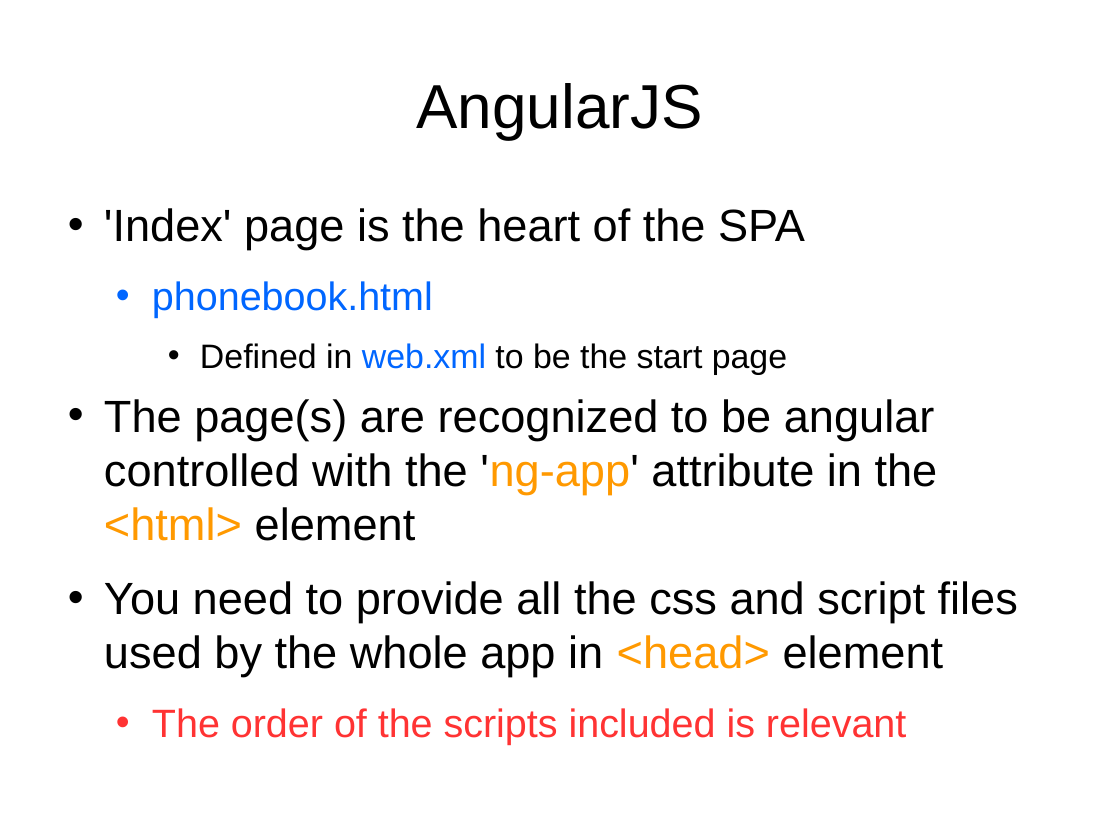
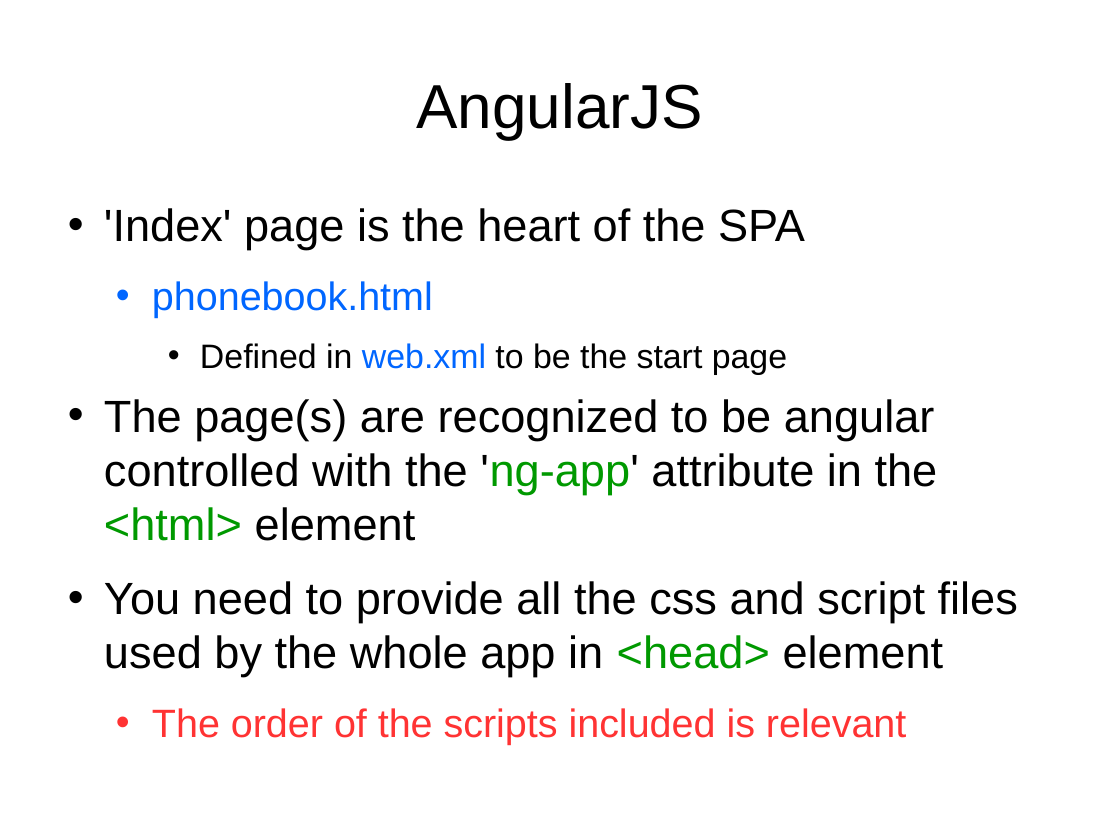
Before and after one commit to vmyrsky/ajeer, a slide deck: slide 15 of JavaEERest/doc/presentation.odp. Drawn at 1120x840 pixels with LibreOffice and Linux fonts; fonts in the diff are those of the drawing. Boxes give left, top, right and bottom in pixels: in the first picture for what was removed or moved away, otherwise in the second. Text is boxed around its words. In the diff, an @@ line names an element or a change of style, - is before the commit and + after.

```diff
--- a/JavaEERest/doc/presentation.odp
+++ b/JavaEERest/doc/presentation.odp
@@ text at box(104, 399, 1018, 677): text colour #FF9900 to #009900 in "'ng-app' <html>", "<head>" @@
```
Also in this commit, not shown: 3 other slides changed.
